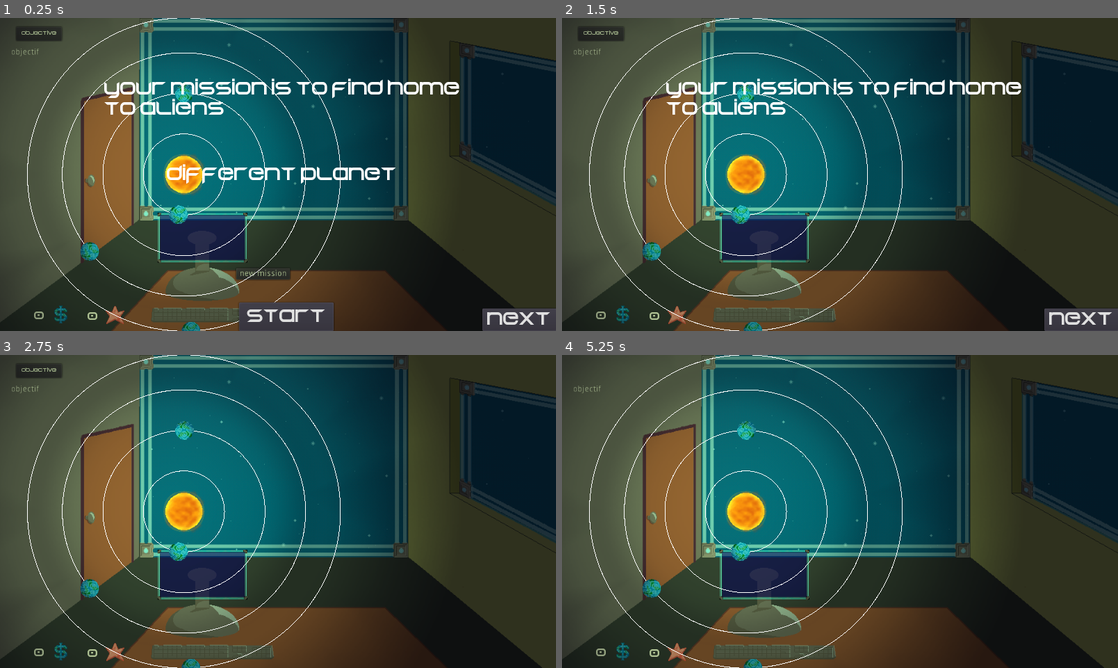
Above: before the commit, frames 1-4 (two rows, left to right).
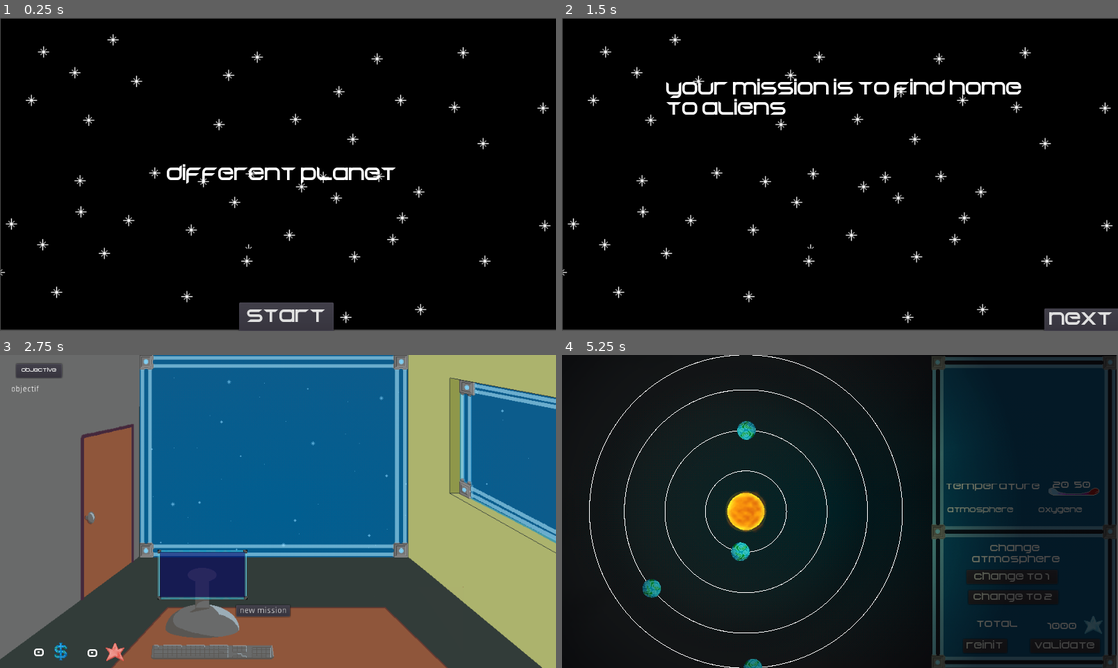
Above: after the commit, the same moments.

Repository: RyanHerb/-jubilant-octo-robot
Game: Godot game, scene res://Main.tscn
Same seed, same stepped clock (60 frames per second), same inputs: the game is played once before the commit and once after it.
Inputs (mouse positions are in pixels of both pictures, inside the frame that each line leads up to):
- Up to frame 1 (0.25 s): no input
- Up to frame 2 (1.5 s): click "start" at 0.5 s; click (823, 274) at 1.25 s, where only the run before the commit has a clickable "new mission"
- Up to frame 3 (2.75 s): click "next" at 2 s
- Up to frame 4 (5.25 s): click (823, 611) at 2.75 s, where only the run after the commit has a clickable "new mission"; click (756, 533) at 3.5 s, where only the run after the commit has a clickable "accepter"; click "objective" at 4.25 s; click (823, 589) at 5 s, where only the run after the commit has a clickable "System"

The runs differ from the first frame. In frame 1, 94% of the frame differs, in the area x 0-100%, y 0-100%; in frame 2, 94%; in frame 3, 85%; in frame 4, 85%.
Error before the commit: Attempt to call function 'new_game' in base 'null instance' on a null instance. (res://Main.gd:7)

Commit message:
Lien scenes du nouvel arbre
signaux et capture entre les scenes
ajout aussi du bg de l'intro/outtro

Diff:
--- a/HUD.gd
+++ b/HUD.gd
@@ -3,14 +3,17 @@
 signal start_game
 
 func _ready():
-	pass # Replace with function body.
+	$NextLoreButton.hide()
+	$Lore.hide()
+
 
 func show_message(text):
 	$Titre.text = text
 	$Titre.show()
 
 func show_game_over():
-	show_message("Thanks for playing")
+	$Background.show()
+	show_message("thanks for playing")
 # Called when the node enters the scene tree for the first time.
 
 func update_money(value):
@@ -21,6 +24,9 @@
 	$StartButton.show()
 	$Lore.hide()
 	$NextLoreButton.hide()
+
+func end_game():
+	show_game_over()
 
 
 func _on_Start_pressed():
@@ -33,4 +39,5 @@
 func _on_NextLoreButton_pressed():
 	$Lore.hide()
 	$NextLoreButton.hide()
+	$Background.hide()
 	emit_signal("start_game")
--- a/HUD.tscn
+++ b/HUD.tscn
@@ -1,7 +1,8 @@
-[gd_scene load_steps=4 format=2]
+[gd_scene load_steps=5 format=2]
 
 [ext_resource path="res://assets/Begok v15_2015___free.ttf" type="DynamicFontData" id=1]
 [ext_resource path="res://HUD.gd" type="Script" id=2]
+[ext_resource path="res://assets/backgrounds/stars.png" type="Texture" id=3]
 
 [sub_resource type="DynamicFont" id=1]
 size = 30
@@ -9,6 +10,14 @@
 
 [node name="HUD" type="CanvasLayer"]
 script = ExtResource( 2 )
+
+[node name="Background" type="Sprite" parent="."]
+position = Vector2( 480.996, 269.634 )
+scale = Vector2( 1.49993, 1.49147 )
+texture = ExtResource( 3 )
+__meta__ = {
+"_edit_group_": true
+}
 
 [node name="StartButton" type="Button" parent="."]
 anchor_left = 0.5
--- a/HUDBureau.gd
+++ b/HUDBureau.gd
@@ -16,10 +16,6 @@
 
 func start_game():
 	pass
-
-func end_game():
-	$Fin.show()
-	hide_money_prestige()
 
 func new_mission():
 	$NewMission.show()
@@ -46,7 +42,6 @@
 	hide_money_prestige()
 	$Objectifs.hide()
 	$FinishMissionButton.hide()
-	$Fin.hide()
 	$NewMission.hide()
 
 func show_interface():
@@ -72,14 +67,6 @@
 	$Objectifs.show()
 	#$IconeTemp.show()
 
-func _on_AcceptMission_pressed():
-	$RecapMission.show()
-	$AcceptMission.hide()
-	$DescMission.hide()
-	$FinishMissionButton.show()
-	emit_signal("mission_accepted")
-	$ToSystemButton.show()
-
 func _on_FinishMissionButton_pressed():
 	$FinishMissionButton.hide()
 	$Objectifs.hide()
--- a/HUDBureau.tscn
+++ b/HUDBureau.tscn
@@ -18,10 +18,6 @@
 font_data = ExtResource( 1 )
 
 [sub_resource type="DynamicFont" id=4]
-font_data = ExtResource( 1 )
-
-[sub_resource type="DynamicFont" id=5]
-size = 35
 font_data = ExtResource( 1 )
 
 [sub_resource type="DynamicFont" id=6]
@@ -81,22 +77,6 @@
 "_edit_use_anchors_": false
 }
 
-[node name="Fin" type="Label" parent="."]
-visible = false
-margin_left = 248.212
-margin_top = 44.9544
-margin_right = 631.212
-margin_bottom = 133.954
-custom_fonts/font = SubResource( 5 )
-text = "thanks for playing"
-align = 1
-valign = 1
-autowrap = true
-__meta__ = {
-"_edit_group_": true,
-"_edit_use_anchors_": false
-}
-
 [node name="NewMission" type="Button" parent="."]
 margin_left = 388.552
 margin_top = 264.762
--- a/HUDSystem.gd
+++ b/HUDSystem.gd
@@ -9,28 +9,13 @@
 
 # Called when the node enters the scene tree for the first time.
 func _ready():
-	hide_all()
+	show_all()
 
 func entrer_system():
 	show_all()
 
 
 
-func hide_all():
-	$ReinitPlanet.hide()
-	$ChangeGaz1.hide()
-	$ChangeGaz2.hide()
-	$CoutChanges.hide()
-	$AtmoLabel.hide()
-	$TempLabel.hide()
-	$TotalLabel.hide()
-	$TempLabel.hide()
-	$TempMax.hide()
-	$TempMin.hide()
-	$Money.hide()
-	$MoneySprite.hide()
-	$IconeTmp.hide()
-	$Valider.hide()
 
 func show_all():
 	$ReinitPlanet.show()
@@ -43,13 +28,15 @@
 	$TempLabel.show()
 	$TempMax.show()
 	$TempMin.show()
-	$Money.show()
 	$MoneySprite.show()
 	$IconeTmp.show()
 	$Valider.show()
+	$Currentgaz.show()
+	$Atmosphere.show()
+	$Lazer.show()
 
 
 
 func _on_Valider_pressed():
-	hide_all()
+	hide()
 	emit_signal("mission_finished")
--- a/HUDSystem.tscn
+++ b/HUDSystem.tscn
@@ -1,24 +1,41 @@
-[gd_scene load_steps=6 format=2]
+[gd_scene load_steps=10 format=2]
 
 [ext_resource path="res://assets/Begok v15_2015___free.ttf" type="DynamicFontData" id=1]
 [ext_resource path="res://assets/icons_ui/prestige_blue.png" type="Texture" id=2]
 [ext_resource path="res://HUDSystem.gd" type="Script" id=3]
 [ext_resource path="res://assets/icons_ui/temperature_jauge_slim.png" type="Texture" id=4]
+[ext_resource path="res://assets/icons_ui/overlay_system.png" type="Texture" id=5]
+
+[sub_resource type="CanvasItemMaterial" id=4]
+light_mode = 1
 
 [sub_resource type="DynamicFont" id=1]
 font_data = ExtResource( 1 )
 
+[sub_resource type="DynamicFont" id=2]
+size = 12
+font_data = ExtResource( 1 )
+
+[sub_resource type="DynamicFont" id=3]
+size = 12
+font_data = ExtResource( 1 )
+
 [node name="HUDSystem" type="Node2D"]
+material = SubResource( 4 )
 script = ExtResource( 3 )
+
+[node name="Lazer" type="Sprite" parent="."]
+position = Vector2( 480.03, 271.428 )
+texture = ExtResource( 5 )
 
 [node name="ReinitPlanet" type="Button" parent="."]
 anchor_left = 1.0
 anchor_right = 1.0
 anchor_bottom = 0.5
-margin_left = 828.385
-margin_top = 410.814
-margin_right = 904.385
-margin_bottom = 434.814
+margin_left = 694.833
+margin_top = 490.189
+margin_right = 770.833
+margin_bottom = 514.189
 custom_fonts/font = SubResource( 1 )
 text = "reinit"
 __meta__ = {
@@ -26,10 +43,10 @@
 }
 
 [node name="ChangeGaz1" type="Button" parent="."]
-margin_left = 67.1012
-margin_top = 455.0
-margin_right = 224.101
-margin_bottom = 479.0
+margin_left = 700.841
+margin_top = 370.585
+margin_right = 857.841
+margin_bottom = 394.585
 custom_fonts/font = SubResource( 1 )
 text = "change to 1"
 __meta__ = {
@@ -37,10 +54,10 @@
 }
 
 [node name="ChangeGaz2" type="Button" parent="."]
-margin_left = 69.2956
-margin_top = 486.33
-margin_right = 224.296
-margin_bottom = 510.33
+margin_left = 704.296
+margin_top = 405.695
+margin_right = 859.296
+margin_bottom = 429.695
 custom_fonts/font = SubResource( 1 )
 text = "change to 2"
 __meta__ = {
@@ -48,10 +65,10 @@
 }
 
 [node name="CoutChanges" type="Label" parent="."]
-margin_left = 671.26
-margin_top = 461.52
-margin_right = 742.26
-margin_bottom = 486.52
+margin_left = 830.01
+margin_top = 460.26
+margin_right = 901.01
+margin_bottom = 485.26
 custom_fonts/font = SubResource( 1 )
 text = "1000"
 align = 1
@@ -60,10 +77,10 @@
 }
 
 [node name="AtmoLabel" type="Label" parent="."]
-margin_left = 71.8155
-margin_top = 403.175
-margin_right = 226.816
-margin_bottom = 442.175
+margin_left = 709.336
+margin_top = 325.06
+margin_right = 864.336
+margin_bottom = 364.06
 custom_fonts/font = SubResource( 1 )
 text = "change
 atmosphere"
@@ -73,10 +90,10 @@
 }
 
 [node name="TempLabel" type="Label" parent="."]
-margin_left = 404.885
-margin_top = 416.7
-margin_right = 572.885
-margin_bottom = 449.7
+margin_left = 660.649
+margin_top = 218.892
+margin_right = 828.649
+margin_bottom = 251.892
 custom_fonts/font = SubResource( 1 )
 text = "temperature"
 align = 1
@@ -85,10 +102,10 @@
 }
 
 [node name="TotalLabel" type="Label" parent="."]
-margin_left = 669.018
-margin_top = 415.774
-margin_right = 744.018
-margin_bottom = 433.774
+margin_left = 718.155
+margin_top = 456.091
+margin_right = 793.155
+margin_bottom = 474.091
 custom_fonts/font = SubResource( 1 )
 text = "total"
 __meta__ = {
@@ -96,10 +113,10 @@
 }
 
 [node name="TempMin" type="Label" parent="."]
-margin_left = 428.74
-margin_top = 450.96
-margin_right = 472.74
-margin_bottom = 468.96
+margin_left = 848.633
+margin_top = 216.457
+margin_right = 892.633
+margin_bottom = 234.457
 custom_fonts/font = SubResource( 1 )
 text = "20"
 __meta__ = {
@@ -107,10 +124,10 @@
 }
 
 [node name="TempMax" type="Label" parent="."]
-margin_left = 511.441
-margin_top = 449.7
-margin_right = 552.441
-margin_bottom = 467.7
+margin_left = 886.711
+margin_top = 216.457
+margin_right = 927.711
+margin_bottom = 234.457
 custom_fonts/font = SubResource( 1 )
 text = "50"
 __meta__ = {
@@ -118,33 +135,44 @@
 }
 
 [node name="MoneySprite" type="Sprite" parent="."]
-position = Vector2( 921.002, 472.092 )
+position = Vector2( 919.742, 480.911 )
 texture = ExtResource( 2 )
 offset = Vector2( 0, -16 )
 
-[node name="Money" type="Label" parent="."]
-margin_left = 823.988
-margin_top = 454.832
-margin_right = 891.988
-margin_bottom = 472.832
-custom_fonts/font = SubResource( 1 )
-text = "15000"
-__meta__ = {
-"_edit_use_anchors_": false
-}
-
 [node name="IconeTmp" type="Sprite" parent="."]
-position = Vector2( 869.346, 212.927 )
+position = Vector2( 885.826, 235.606 )
 texture = ExtResource( 4 )
 
 [node name="Valider" type="Button" parent="."]
-margin_left = 815.169
-margin_top = 501.449
-margin_right = 931.169
-margin_bottom = 525.449
+margin_left = 811.389
+margin_top = 490.11
+margin_right = 931.389
+margin_bottom = 514.11
 custom_fonts/font = SubResource( 1 )
 text = "validate"
 __meta__ = {
 "_edit_use_anchors_": false
 }
+
+[node name="Atmosphere" type="Label" parent="."]
+margin_left = 825.248
+margin_top = 259.544
+margin_right = 930.248
+margin_bottom = 277.544
+custom_fonts/font = SubResource( 2 )
+text = "oxygene"
+__meta__ = {
+"_edit_use_anchors_": false
+}
+
+[node name="Currentgaz" type="Label" parent="."]
+margin_left = 667.758
+margin_top = 259.544
+margin_right = 819.758
+margin_bottom = 277.544
+custom_fonts/font = SubResource( 3 )
+text = "atmosphere"
+__meta__ = {
+"_edit_use_anchors_": false
+}
 [connection signal="pressed" from="Valider" to="." method="_on_Valider_pressed"]
--- a/Main.gd
+++ b/Main.gd
@@ -4,64 +4,73 @@
 
 # Called when the node enters the scene tree for the first time.
 func _ready():
-	$HUD.new_game()
-	$HUDBureau.hide_all()
+	$IntroEnd.new_game()
+	$Office.hide()
 	$System.hide()
 
 func start_scenario():
-	$HUDBureau.show_interface()
+	$Office.show()
 	var mission = create_mission_1()
 	add_child(mission)
-
-	mission.connect("mission_accepte", $HUDBureau, "mission_validated")
-	$HUDBureau.new_mission()
-	yield($HUDBureau, "see_missionIntro")
-	mission.show_intro_mission()
-	yield($HUDBureau, "see_system")
-	$HUDSystem.show_all()
+	mission.connect("mission_accepte", $Office, "mission_validated")
+	$Office.new_mission()
+	$Office/HUDOffice.connect("see_missionIntro", mission, "show_intro_mission")
+	$Office/HUDOffice.connect("see_system", self, "go_to_system")
+	$System/HUDSystem.connect("mission_finished", self, "go_to_office")
 	yield($EntreMissions, "timeout")
 	$EntreMissions.stop()
+	mission.queue_free()
 
 	mission = create_mission_2()
 	add_child(mission)
-	mission.connect("mission_accepte", $HUDBureau, "mission_validated")
-	$HUDBureau.new_mission()
-	yield($HUDBureau, "see_missionIntro")
-	mission.show_intro_mission()
-	yield($HUDBureau, "see_system")
-	$HUDSystem.show_all()
-
+	mission.connect("mission_accepte", $Office, "mission_validated")
+	$Office.new_mission()
+	$Office/HUDOffice.connect("see_missionIntro", mission, "show_intro_mission")
 	yield($EntreMissions, "timeout")
 	$EntreMissions.stop()
+	mission.queue_free()
 
 	mission = create_mission_3()
 	add_child(mission)
-	mission.connect("mission_accepte", $HUDBureau, "mission_validated")
-	$HUDBureau.new_mission()
-	yield($HUDBureau, "see_missionIntro")
-	mission.show_intro_mission()
-	yield($HUDBureau, "see_system")
-	$HUDSystem.show_all()
+	mission.connect("mission_accepte", $Office, "mission_validated")
+	$Office.new_mission()
+	$Office/HUDOffice.connect("see_missionIntro", mission, "show_intro_mission")
 	yield($EntreMissions, "timeout")
-	$HUDBureau.end_game()
+	$EntreMissions.stop()
+	mission.queue_free()
+	end_game()
 
 
 
+func go_to_system():
+	$Office.hide()
+	$System.show()
+	$System/HUDSystem.show()
+
+func go_to_office():
+	$System.hide()
+	$Office.show()
+	$EntreMissions.start()
+
+func end_game():
+	$System.hide()
+	$Office.hide()
+	$IntroEnd.end_game()
 
 func _on_HUD_start_game():
-	$HUDBureau.start_game()
+	$Office.start_game()
 	start_scenario()
 
 func startTimer():
 	$EntreMissions.start()
 
-func _on_HUDBureau_mission_finished():
+func _on_Office_mission_finished():
 	$EntreMissions.start()
 
 
 func _on_HUDSystem_mission_finished():
 	$EntreMissions.start()
-	$HUDSystem.hide_all()
+	$System.hide_all()
 
 
 func create_mission_1():
--- a/Main.tscn
+++ b/Main.tscn
@@ -13,7 +13,8 @@
 [node name="Office" parent="." instance=ExtResource( 3 )]
 
 [node name="EntreMissions" type="Timer" parent="."]
-wait_time = 2.0
+wait_time = 0.8
 
 [node name="System" parent="." instance=ExtResource( 5 )]
 [connection signal="start_game" from="IntroEnd" to="." method="_on_HUD_start_game"]
+[connection signal="mission_finished" from="Office" to="." method="_on_Office_mission_finished"]
--- a/Mission.gd
+++ b/Mission.gd
@@ -80,10 +80,10 @@
 
 
 func _on_Accepter_pressed():
-	emit_signal("mission_accepte", self)
 	$Accepter.hide()
 	$Refuser.hide()
 	$Description.hide()
+	emit_signal("mission_accepte", self)
 
 
 func _on_Refuser_pressed():
--- a/Mission.tscn
+++ b/Mission.tscn
@@ -20,9 +20,9 @@
 anchor_right = 0.5
 anchor_bottom = 1.0
 margin_left = 274.5
-margin_top = 297.0
-margin_right = 341.5
-margin_bottom = 317.0
+margin_top = 296.0
+margin_right = 404.5
+margin_bottom = 320.0
 custom_fonts/font = SubResource( 1 )
 text = "accepter"
 __meta__ = {
@@ -31,6 +31,7 @@
 }
 
 [node name="Refuser" type="Button" parent="."]
+visible = false
 margin_left = 449.0
 margin_top = 301.0
 margin_right = 506.0
--- /dev/null
+++ b/Office.gd
@@ -0,0 +1,47 @@
+extends Node2D
+
+signal mission_accepted
+signal mission_finished
+signal see_mission
+signal see_missionIntro
+signal see_system
+
+# Called when the node enters the scene tree for the first time.
+func _ready():
+	pass # Replace with function body.
+
+func enter_office():
+	$HUDOffice.start_game()
+
+func init_HUD():
+	$HUDOffice.hide_all()
+
+func new_mission():
+	$HUDOffice.new_mission()
+
+func start_game():
+	$HUDOffice.start_game()
+
+func mission_validated(mission):
+	$HUDOffice.mission_validated(mission)
+
+
+
+func _on_HUDOffice_see_missionIntro():
+	emit_signal("see_missionIntro")
+
+
+#func _on_HUDOffice_mission_accepted():
+#	emit_signal("mission_accepted")
+
+
+#func _on_HUDOffice_mission_finished():
+#	emit_signal("mission_finished")
+
+
+#func _on_HUDOffice_see_mission():
+#	emit_signal("see_mission")
+
+
+func _on_HUDOffice_see_system():
+	emit_signal("see_system")
--- a/Office.tscn
+++ b/Office.tscn
@@ -1,10 +1,12 @@
-[gd_scene load_steps=4 format=2]
+[gd_scene load_steps=5 format=2]
 
 [ext_resource path="res://HUDBureau.tscn" type="PackedScene" id=1]
 [ext_resource path="res://assets/backgrounds/scene_bureau_vide.png" type="Texture" id=2]
 [ext_resource path="res://assets/backgrounds/bureau_ordil.png" type="Texture" id=3]
+[ext_resource path="res://Office.gd" type="Script" id=4]
 
 [node name="Office" type="Node2D"]
+script = ExtResource( 4 )
 
 [node name="Background" type="Sprite" parent="."]
 texture = ExtResource( 2 )
@@ -17,3 +19,8 @@
 centered = false
 
 [node name="HUDOffice" parent="." instance=ExtResource( 1 )]
+[connection signal="mission_accepted" from="HUDOffice" to="." method="_on_HUDOffice_mission_accepted"]
+[connection signal="mission_finished" from="HUDOffice" to="." method="_on_HUDOffice_mission_finished"]
+[connection signal="see_mission" from="HUDOffice" to="." method="_on_HUDOffice_see_mission"]
+[connection signal="see_missionIntro" from="HUDOffice" to="." method="_on_HUDOffice_see_missionIntro"]
+[connection signal="see_system" from="HUDOffice" to="." method="_on_HUDOffice_see_system"]
Not shown: 1 places in HUDBureau.tscn that only renumber resources
Not shown, added: assets/backgrounds/bg_bureau_pc_mic.png.import
Not shown, added: assets/backgrounds/desk_animated/bg_bureau_pc_mic_01.png.import
Not shown, added: assets/backgrounds/desk_animated/bg_bureau_pc_mic_02.png.import
Not shown, added: assets/backgrounds/desk_animated/bg_bureau_pc_mic_03.png.import
Not shown, added: assets/backgrounds/desk_animated/bg_bureau_pc_mic_04.png.import
Not shown, added: assets/backgrounds/mic/micro_laser_01.png.import
Not shown, added: assets/backgrounds/mic/micro_laser_02.png.import
Not shown, added: assets/backgrounds/mic/micro_laser_03.png.import
Not shown, added: assets/backgrounds/mic/micro_laser_04.png.import
Not shown, added: assets/backgrounds/mic/micro_laser_flashing_01.png.import
Not shown, added: assets/backgrounds/mic/micro_laser_flashing_02.png.import
(and 5 more such lines)
